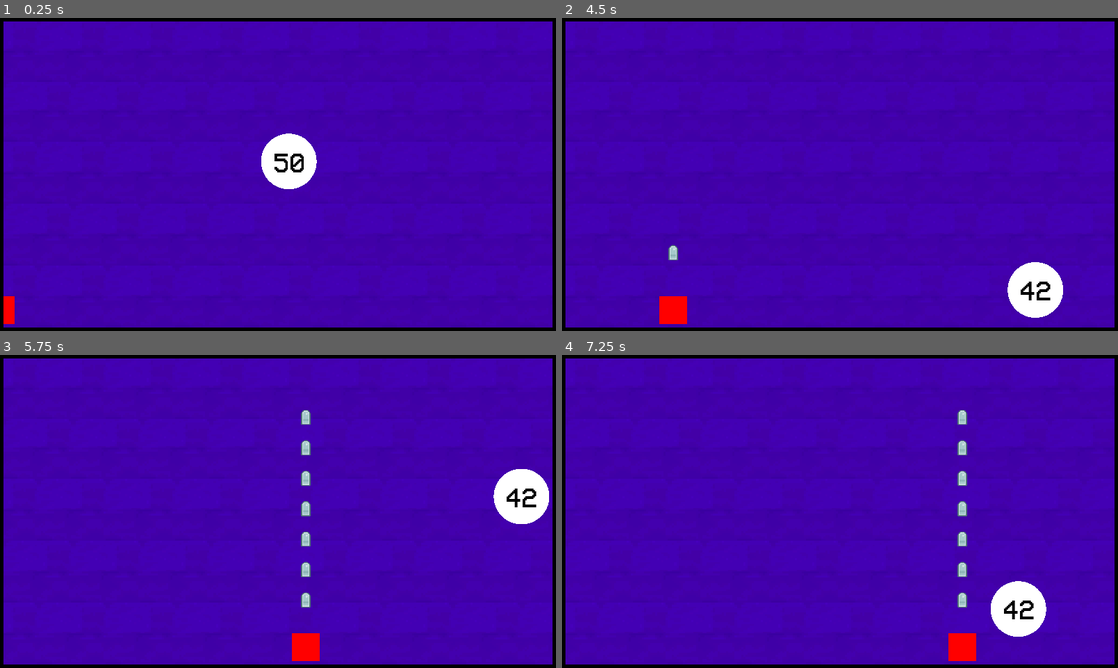
Above: before the commit, frames 1-4 (two rows, left to right).
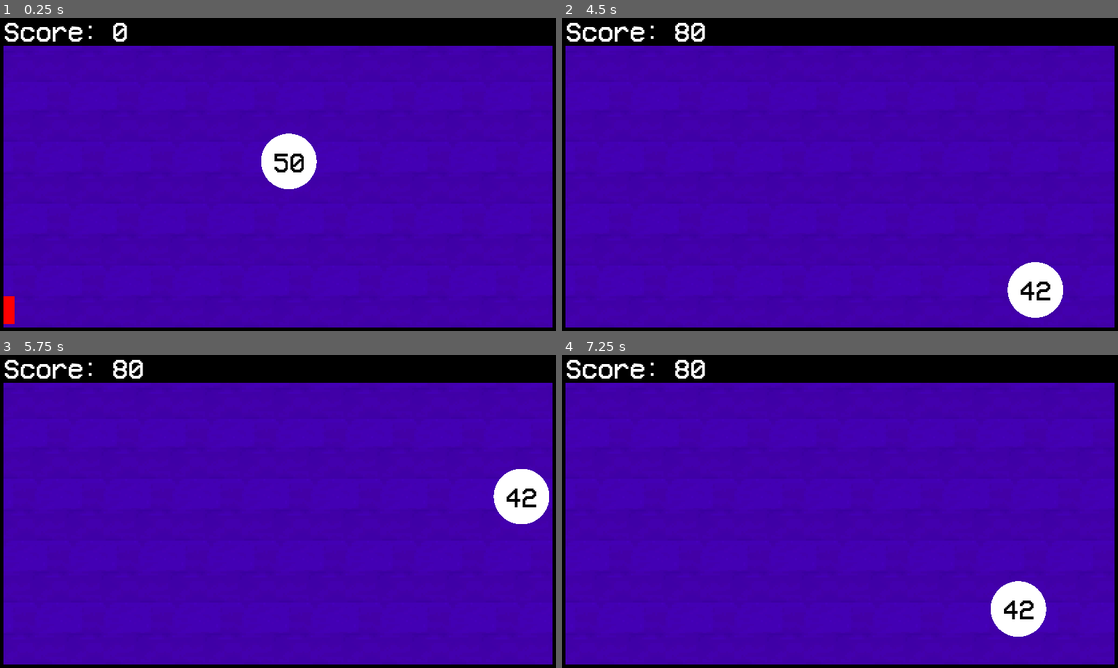
Above: after the commit, the same moments.

Repository: djalexkidd/ping-blast
Game: Godot game, scene res://scenes/Game.tscn
Two runs of this game, one before a commit and one after it. Both use one fixed random seed, a clock stepped at 60 frames per second and the inputs below.
Inputs (mouse positions are in pixels of both pictures, inside the frame that each line leads up to):
- Up to frame 1 (0.25 s): no input
- Up to frame 2 (4.5 s): move the mouse to (962, 158) at 0.52 s; press the mouse at (962, 158) at 0.53 s; move the mouse to (728, 190) at 1.27 s; release the mouse at (728, 190) at 1.28 s; click (728, 190) at 1.35 s; move the mouse to (895, 105) at 2.02 s; press the mouse at (895, 105) at 2.03 s; move the mouse to (812, 237) at 2.77 s; release the mouse at (812, 237) at 2.78 s; click (812, 237) at 2.85 s; move the mouse to (1006, 221) at 3.52 s; press the mouse at (1006, 221) at 3.53 s; move the mouse to (673, 127) at 4.27 s; release the mouse at (673, 127) at 4.28 s; click (673, 127) at 4.35 s
- Up to frame 3 (5.75 s): move the mouse to (305, 511) at 5.02 s; press the mouse at (305, 511) at 5.03 s
- Up to frame 4 (7.25 s): move the mouse to (756, 433) at 5.77 s; release the mouse at (756, 433) at 5.78 s; click (756, 433) at 5.85 s; move the mouse to (962, 495) at 6.52 s; press the mouse at (962, 495) at 6.53 s

The runs differ from the first frame. In frame 1, 7.7% of the frame differs, in the area x 0-100%, y 1-9%; in frame 2, 8.2%; in frame 3, 8.7%, in the area x 0-100%, y 1-98%; in frame 4, 8.7%.
Error after the commit: Attempt to call function 'get_position' in base 'null instance' on a null instance. (res://scripts/Bullet.gd:7)

Commit message:
Ajout du score et de la mort

Diff:
--- a/scenes/Game.tscn
+++ b/scenes/Game.tscn
@@ -1,12 +1,21 @@
-[gd_scene load_steps=6 format=2]
+[gd_scene load_steps=10 format=2]
 
 [ext_resource path="res://scenes/Player.tscn" type="PackedScene" id=1]
 [ext_resource path="res://scenes/Ball.tscn" type="PackedScene" id=2]
 [ext_resource path="res://assets/backgrounds/bricks.png" type="Texture" id=3]
+[ext_resource path="res://assets/fonts/vcr.ttf" type="DynamicFontData" id=4]
 [ext_resource path="res://scripts/Game.gd" type="Script" id=5]
+[ext_resource path="res://scripts/HUD.gd" type="Script" id=6]
 
 [sub_resource type="RectangleShape2D" id=1]
 extents = Vector2( 664, 24 )
+
+[sub_resource type="RectangleShape2D" id=2]
+extents = Vector2( 664, 48 )
+
+[sub_resource type="DynamicFont" id=3]
+size = 64
+font_data = ExtResource( 4 )
 
 [node name="Game" type="Node2D"]
 script = ExtResource( 5 )
@@ -80,17 +89,42 @@
 margin_left = -40.0
 margin_top = -40.0
 margin_right = 1288.0
-margin_bottom = 8.0
+margin_bottom = 64.0
 color = Color( 0, 0, 0, 1 )
 __meta__ = {
 "_edit_use_anchors_": false
 }
 
 [node name="CollisionShape2D4" type="CollisionShape2D" parent="Floor"]
-position = Vector2( 624, -16 )
-shape = SubResource( 1 )
+position = Vector2( 624, 8 )
+shape = SubResource( 2 )
+
+[node name="HUD" type="Node2D" parent="."]
+script = ExtResource( 6 )
+
+[node name="ScoreLabel" type="Label" parent="HUD"]
+margin_left = 8.0
+margin_right = 198.0
+margin_bottom = 57.0
+custom_fonts/font = SubResource( 3 )
+text = "Score:"
+__meta__ = {
+"_edit_use_anchors_": false
+}
+
+[node name="ScoreValue" type="Label" parent="HUD"]
+margin_left = 256.0
+margin_right = 294.0
+margin_bottom = 57.0
+custom_fonts/font = SubResource( 3 )
+text = "0"
+align = 2
+__meta__ = {
+"_edit_use_anchors_": false
+}
 
 [node name="Timer" type="Timer" parent="."]
 wait_time = 0.1
 
+[connection signal="add_score" from="Ball" to="HUD" method="_on_Ball_add_score"]
 [connection signal="timeout" from="Timer" to="." method="_on_Timer_timeout"]
--- a/scenes/Player.tscn
+++ b/scenes/Player.tscn
@@ -2,18 +2,27 @@
 
 [ext_resource path="res://scripts/Player.gd" type="Script" id=2]
 
-[sub_resource type="QuadMesh" id=2]
+[sub_resource type="QuadMesh" id=1]
 
-[sub_resource type="RectangleShape2D" id=1]
+[sub_resource type="RectangleShape2D" id=2]
 extents = Vector2( 32, 32 )
 
 [node name="Player" type="KinematicBody2D"]
+collision_layer = 0
+collision_mask = 0
 script = ExtResource( 2 )
 
 [node name="MeshInstance2D" type="MeshInstance2D" parent="."]
 modulate = Color( 1, 0, 0, 1 )
 scale = Vector2( 64, 64 )
-mesh = SubResource( 2 )
+mesh = SubResource( 1 )
 
-[node name="CollisionShape2D" type="CollisionShape2D" parent="."]
-shape = SubResource( 1 )
+[node name="Area2D" type="Area2D" parent="." groups=[
+"Player",
+]]
+collision_mask = 4
+
+[node name="CollisionShape2D" type="CollisionShape2D" parent="Area2D"]
+shape = SubResource( 2 )
+
+[connection signal="area_entered" from="Area2D" to="." method="_on_Area2D_area_entered"]
--- a/scripts/Ball.gd
+++ b/scripts/Ball.gd
@@ -4,6 +4,8 @@
 var strengh = 50
 const target_y = 5
 const GRAVITY = 5
+
+signal add_score
 
 func _ready():
 	$Strengh.text = String(strengh) #Actualise le compteur de pièces
@@ -20,5 +22,7 @@
 		queue_free()
 
 func _on_Area2D_area_entered(area):
-	strengh -= 1
-	_ready()
+	if not area.is_in_group("Player"):
+		strengh -= 1
+		emit_signal("add_score")
+		_ready()
--- /dev/null
+++ b/scripts/HUD.gd
@@ -0,0 +1,7 @@
+extends Node2D
+
+var score = 0
+
+func _on_Ball_add_score():
+	score += 10
+	$ScoreValue.text = String(score) #Actualise le compteur de pièces
--- a/scripts/Player.gd
+++ b/scripts/Player.gd
@@ -2,3 +2,6 @@
 
 func _physics_process(delta):
 	position.x = get_viewport().get_mouse_position().x #Suit le mouvement de la souris sur l'axe X
+
+func _on_Area2D_area_entered(area):
+	queue_free()
